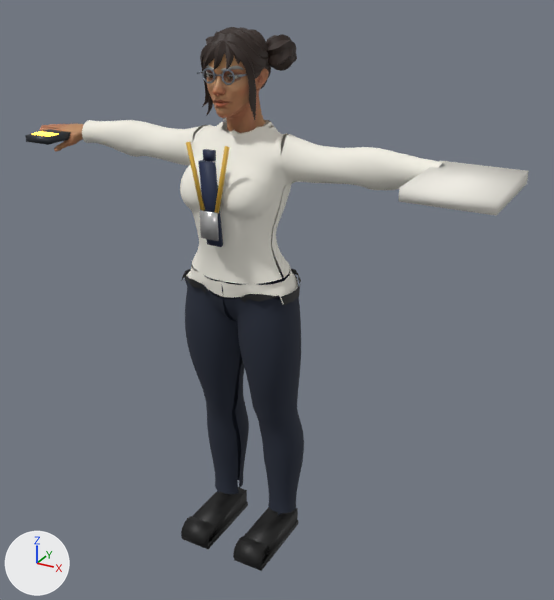
One commit to the glTF model client/assets/models/qs.glb: the scene before it, then after it.
Before and after are seen from a 50 mm lens placed at (1.215, -1.957, 1.947), pointed at (0.103, 0.066, 0.935). The axes (+X, +Y, +Z) are drawn at lower left. The lights are the same throughout. The picture after the commit comes second. Where no turn or scale is listed for an object, it has been applied to the vertices. Vertices at exactly the same position are counted once.

The first picture shows 'Body', 'ChestGear', 'Hair_Buns', 'Pants', 'Shirt', 'Shoe_l', 'Shoe_r', 'Tool_docs' and 4 more.
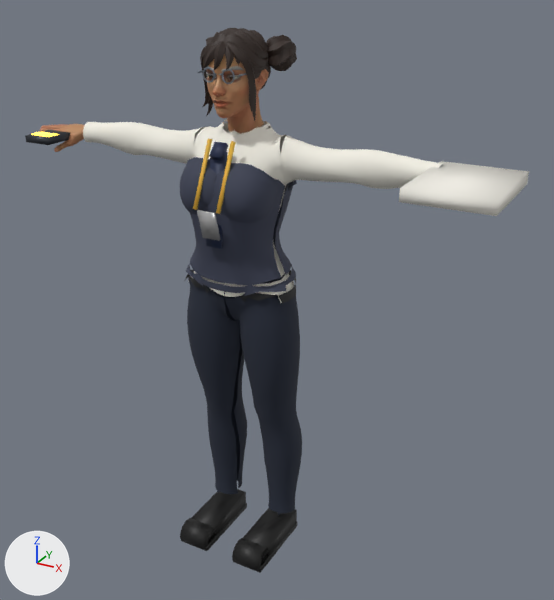
The newer file is also rescaled (x0.951) as a whole; pictures and numbers use the older file's frame.

Scene script edits in JSON lines:
```json
{"op": "add", "block": "mat_vest", "code": ["mat_vest = bpy.data.materials.new('Vest')", "# nodes: BsdfPrincipled, Mix, OutputMaterial, VertexColor", "# colours: dark blue #3a3f52, mixed with the vertex colours"]}
{"block": "me_pants", "where": "# used by ob_pants; location = (0.0, 0.0, 0.0)"}
{"op": "remove", "block": "me_pants", "code": "me_pants.from_pydata(...)  # 1118 vertices, 2018 faces; spans x -0.207..0.207, y -0.099..0.17, z 0.092..1.016"}
{"op": "add", "block": "me_pants", "code": "me_pants.from_pydata(...)  # 1118 vertices, 2018 faces; spans x -0.201..0.201, y -0.092..0.158, z 0.092..1.017"}
{"block": "me_pants", "change": "me_pants part 1: 1106 of 1118 vertices moved; they spanned x -0.207..0.207, y -0.099..0.17, z 0.092..1.016 and now span x -0.201..0.201, y -0.092..0.158, z 0.092..1.017; mean shift (0.0, -0.001, 0.0); largest move (0.155, 0.106, 1.011) -> (0.143, 0.098, 1.012)"}
{"block": "me_shirt", "where": "# used by ob_shirt; location = (0.0, 0.0, 0.0)"}
{"op": "remove", "block": "me_shirt", "code": "me_shirt.from_pydata(...)  # 1857 vertices, 3226 faces; spans x -0.623..0.623, y -0.146..0.174, z 0.977..1.511"}
{"op": "add", "block": "me_shirt", "code": "me_shirt.from_pydata(...)  # 1857 vertices, 3226 faces; spans x -0.622..0.622, y -0.131..0.16, z 0.977..1.509"}
{"block": "me_shirt", "change": "me_shirt part 2: 1775 of 1857 vertices moved; they spanned x -0.623..0.623, y -0.146..0.174, z 0.977..1.497 and now span x -0.622..0.622, y -0.131..0.16, z 0.977..1.495; mean shift (0.0, 0.0, -0.001); largest move (-0.121, -0.129, 1.311) -> (-0.109, -0.115, 1.31)"}
{"block": "me_shirt", "change": "other edits to the shape of me_shirt do not show in these pictures"}
{"block": "me_chestgear", "where": "# used by ob_chestgear; location = (0.0, 0.0, 0.0)"}
{"op": "remove", "block": "me_chestgear", "code": "me_chestgear.from_pydata(...)  # 40 vertices, 60 faces; spans x -0.072..0.072, y -0.167..-0.127, z 1.17..1.479"}
{"op": "add", "block": "me_chestgear", "code": "me_chestgear.from_pydata(...)  # 40 vertices, 60 faces; spans x -0.046..0.046, y -0.178..-0.075, z 1.165..1.477"}
{"block": "me_chestgear", "change": "me_chestgear part 3: the loose piece of 8 vertices spanning x -0.072..-0.018, y -0.158..-0.152, z 1.281..1.479 is multiplied about its middle by the matrix ((1.027, 0.0, 0.218), (-0.095, 0.945, 0.448), (-0.196, -0.458, 0.924)), then moved by (0.005, 0.028, 0.001)"}
{"block": "me_chestgear", "change": "me_chestgear part 4: the loose piece of 8 vertices spanning x 0.018..0.072, y -0.158..-0.152, z 1.281..1.479 is multiplied about its middle by the matrix ((1.027, 0.0, -0.218), (0.095, 0.945, 0.448), (0.196, -0.458, 0.924)), then moved by (-0.005, 0.028, 0.001)"}
{"block": "me_chestgear", "change": "me_chestgear part 5: 24 of 40 vertices moved; they spanned x -0.03..0.03, y -0.167..-0.127, z 1.17..1.46 and now span x -0.03..0.03, y -0.178..-0.075, z 1.165..1.471; mean shift (0.0, 0.026, 0.004); largest move (-0.018, -0.154, 1.46) -> (-0.02, -0.086, 1.471)"}
{"op": "add", "block": "me_vest", "code": ["me_vest = bpy.data.meshes.new('Vest')", "me_vest.from_pydata(...)  # 804 vertices, 1384 faces; spans x -0.187..0.187, y -0.151..0.164, z 1.005..1.443", "me_vest.materials.append(mat_vest)"]}
{"op": "set", "path": "ob_shoe_l.location", "old": "(0.0, 0.0, 0.0)", "new": "(0.0, -0.007, -0.003)"}
{"op": "set", "path": "ob_shoe_r.location", "old": "(0.0, 0.0, 0.0)", "new": "(0.0, -0.007, -0.003)"}
{"op": "add", "block": "ob_vest", "code": ["ob_vest = bpy.data.objects.new('Vest', me_vest)", "ob_vest.location = (0.0, 0.0, 0.0)"]}
```

Location of each change, [x1, y1, x2, y2] in pixels of the pictures (554 x 600 px; the box of a moved part takes in the faces that stretch with it):
```json
{"object": "Shirt", "change": "reshaped", "before": [82, 118, 443, 304], "after": [83, 119, 444, 303]}
{"object": "Pants", "change": "reshaped", "before": [185, 272, 304, 515], "after": [187, 274, 302, 515]}
{"object": "Vest", "change": "added", "after": [180, 157, 297, 296], "on screen": "blue"}
{"object": "ChestGear", "change": "reshaped", "before": [186, 142, 229, 247], "after": [193, 138, 236, 249]}
{"object": "Shoe_l", "change": "moved", "before": [233, 507, 298, 571], "after": [232, 508, 298, 573]}
{"object": "Shoe_r", "change": "moved", "before": [181, 487, 248, 549], "after": [180, 489, 247, 551]}
{"part": 2, "of": "me_shirt", "change": "moved or reshaped", "before": [82, 120, 443, 304], "after": [83, 122, 444, 303]}
{"part": 3, "of": "me_chestgear", "change": "moved or reshaped", "before": [186, 142, 205, 210], "after": [193, 138, 212, 210]}
{"part": 4, "of": "me_chestgear", "change": "moved or reshaped", "before": [215, 146, 229, 213], "after": [216, 141, 236, 214]}
{"part": 5, "of": "me_chestgear", "change": "moved or reshaped", "before": [198, 149, 223, 247], "after": [197, 142, 228, 249]}
```
